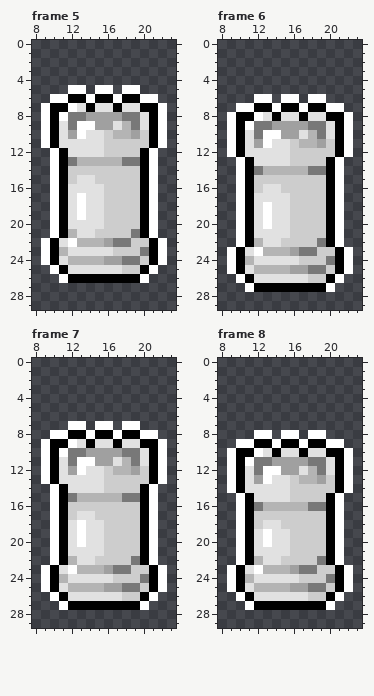
Two states of a pixel-art file, Assets/Sprites/Sprites-Animation/Pieces/Pieces Dropping In/Aseprite Files/White Rook Landing.aseprite. That is the earlier state.
32x32 pixels, 13 frames. Shown: frame 5: x 8..23, y 0..29; frame 6: x 8..23, y 0..29; frame 7: x 8..23, y 0..29; frame 8: x 8..23, y 0..29. The commit also changed other frames, which this record leaves out.
After the commit:
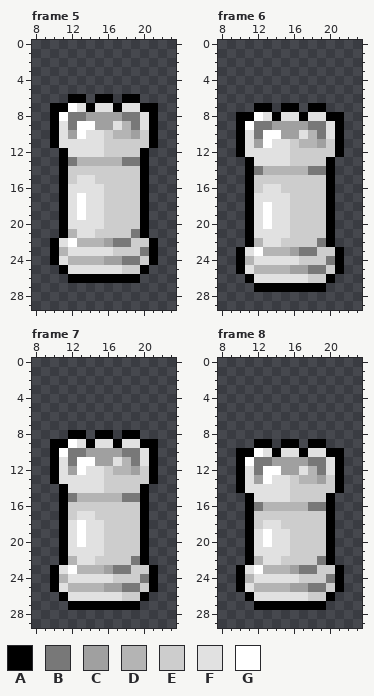
Palette (. is transparent): A #000000  B #787878  C #a0a0a0  D #b4b4b4  E #cdcdcd  F #e1e1e1  G #ffffff
Changes in this commit:
Frame 5:
The edit erases colour G in row 5 at x 12 to 13, 15 to 16 and 18 to 19; in row 6 at x 10 to 11, 14, 17 and 20 to 21; in rows 7 to 11 at x 9 and 22; in rows 12 to 21 at x 10 and 21; in rows 22 to 24 at x 9 and 22; in row 25 at x 10 and 21.
The edit erases colour G in row 26 at x 11 and 20.
Frame 6:
The edit erases colour G in row 6 at x 12 to 13, 15 to 16 and 18 to 19; in row 7 at x 10 to 11, 14, 17 and 20 to 21; in rows 8 to 12 at x 9 and 22; in rows 13 to 22 at x 10 and 21; in rows 23 to 25 at x 9 and 22; in row 26 at x 10 and 21.
The edit erases colour G in row 27 at x 11 and 20.
Frame 7:
The edit erases colour G in row 7 at x 12 to 13, 15 to 16 and 18 to 19; in row 8 at x 10 to 11, 14, 17 and 20 to 21; in rows 9 to 13 at x 9 and 22; in rows 14 to 22 at x 10 and 21; in rows 23 to 25 at x 9 and 22; in row 26 at x 10 and 21.
The edit erases colour G in row 27 at x 11 and 20.
Frame 8:
The edit erases colour G in row 8 at x 12 to 13, 15 to 16 and 18 to 19; in row 9 at x 10 to 11, 14, 17 and 20 to 21; in rows 10 to 14 at x 9 and 22; in rows 15 to 22 at x 10 and 21; in rows 23 to 25 at x 9 and 22; in row 26 at x 10 and 21.
The edit erases colour G in row 27 at x 11 and 20.
Where, in picture pixels (left, top, right, bottom), the same in both pictures:
erased: (41, 85, 167, 283)
erased: (227, 94, 353, 292)
erased: (41, 421, 167, 610)
erased: (227, 430, 353, 610)
